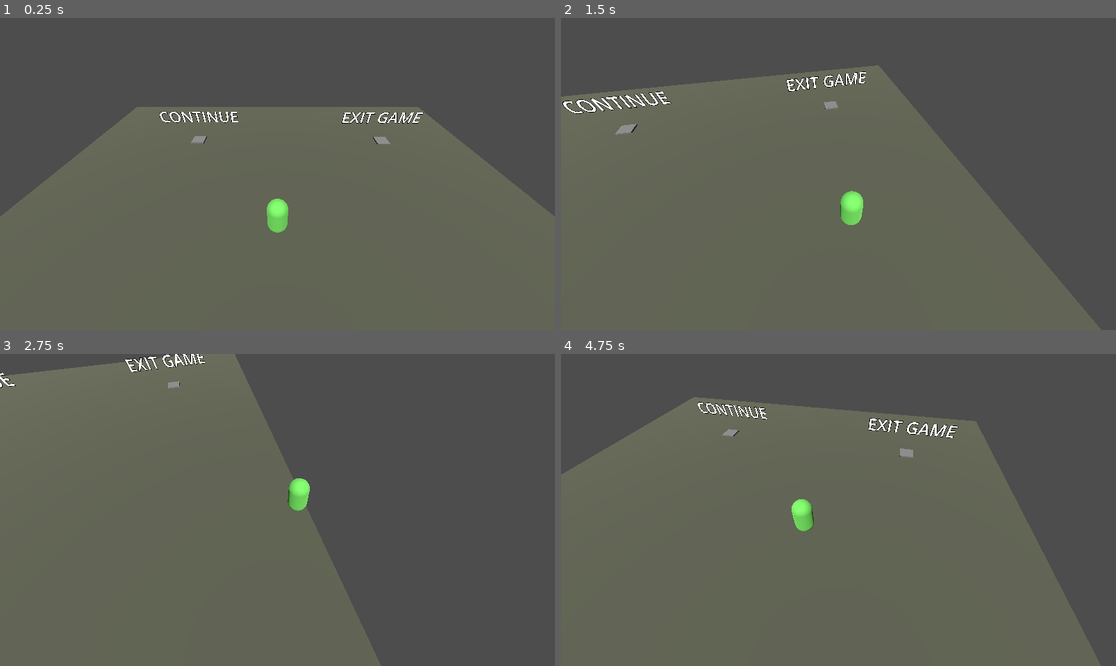
Above: before the commit, frames 1-4 (two rows, left to right).
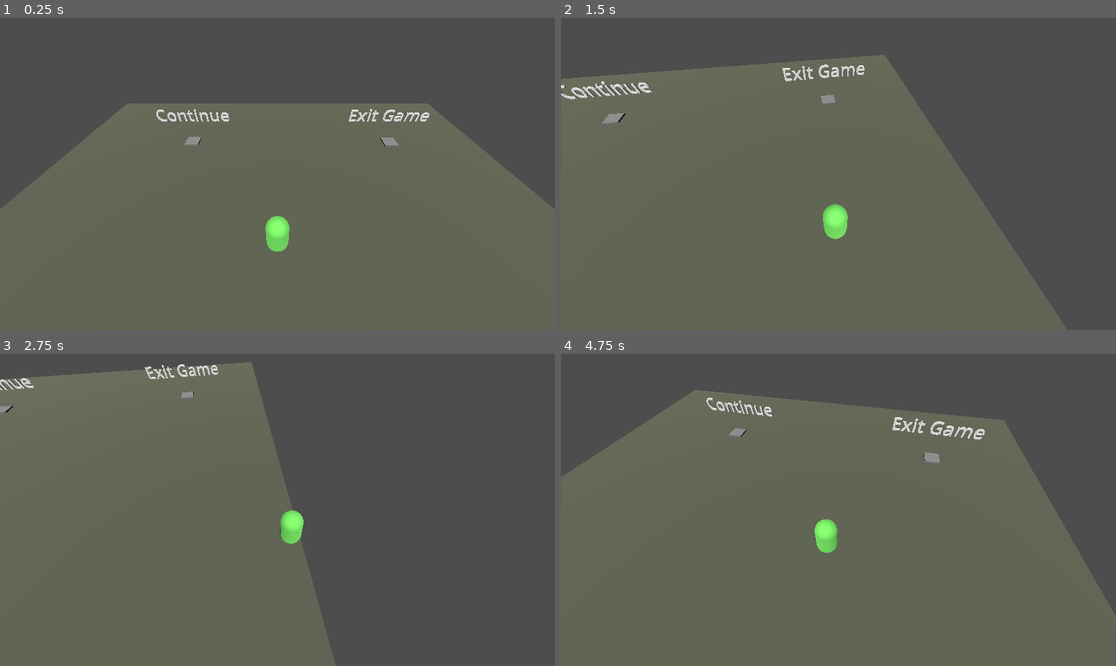
Above: after the commit, the same moments.

Repository: Grantimatter/godot-wild-jam-76
Game: Godot game, scene res://menu/menu.tscn
Two runs of this game, one before a commit and one after it. Both use one fixed random seed, a clock stepped at 60 frames per second and the inputs below.
Inputs:
- Up to frame 1 (0.25 s): no input
- Up to frame 2 (1.5 s): tap Enter (ui_accept) at 0.5, 0.77 s; hold D (move_right) 0.53-1.28 s; hold S (move_down) from 1.28 s (still down)
- Up to frame 3 (2.75 s): tap Enter (ui_accept) at 1.52 s; release S (move_down) at 2.03 s; hold D (move_right) from 2.03 s (still down)
- Up to frame 4 (4.75 s): release D (move_right) at 2.78 s; hold W (move_up) 2.78-3.53 s; tap Enter (ui_accept) at 3.02, 3.77, 4.52 s; hold A (move_left) from 3.53 s (still down)

The runs differ from the first frame. In frame 1, 3.5% of the frame differs, in the area x 0-100%, y 27-75%; in frame 2, 4.8%; in frame 3, 2.6%; in frame 4, 6.3%, in the area x 0-100%, y 11-88%.

Commit message:
Starting interaction feature

Diff:
--- a/camera/camera_boom.tscn
+++ b/camera/camera_boom.tscn
@@ -15,7 +15,10 @@
 [sub_resource type="Compositor" id="Compositor_lhfrn"]
 
 [node name="Node3D" type="Node3D"]
+transform = Transform3D(1, 0, 0, 0, 1, 0, 0, 0, 1, 0, 0, -1.45681)
 script = ExtResource("1_4g1gc")
+follow_speed = 6.0
+aim_speed = 2.0
 
 [node name="CameraBoom" type="SpringArm3D" parent="."]
 transform = Transform3D(1, 0, 0, 0, -4.37114e-08, 1, 0, -1, -4.37114e-08, 0, 0, 0)
--- a/characters/player/player.gd
+++ b/characters/player/player.gd
@@ -32,12 +32,11 @@
 
 	move_and_slide()
 
-#func _process(delta: float) -> void:
-	#camera.look_at($Pivot.global_position)
-
-
 func _on_enemy_detector_body_entered(body: Node3D) -> void:
 	die(body as Enemy)
+
+func _on_interaction_area_body_entered(body: Node3D) -> void:
+	pass # Replace with function body.
 
 func die(enemy: Enemy) -> void:
 	SignalBus.player_killed.emit()
--- a/characters/player/player.tscn
+++ b/characters/player/player.tscn
@@ -12,6 +12,10 @@
 [sub_resource type="CapsuleShape3D" id="CapsuleShape3D_3ui1o"]
 radius = 0.8
 height = 2.2
+
+[sub_resource type="CapsuleShape3D" id="CapsuleShape3D_7nk72"]
+radius = 2.0
+height = 4.0
 
 [node name="Player" groups=["player"] instance=ExtResource("1_kfsud")]
 collision_mask = 14
@@ -27,4 +31,11 @@
 
 [node name="CameraBoom" parent="." index="3" instance=ExtResource("2_7jfhl")]
 
+[node name="InteractionArea" type="Area3D" parent="." index="4"]
+collision_mask = 32
+
+[node name="CollisionShape3D" type="CollisionShape3D" parent="InteractionArea" index="0"]
+shape = SubResource("CapsuleShape3D_7nk72")
+
 [connection signal="body_entered" from="EnemyDetector" to="." method="_on_enemy_detector_body_entered"]
+[connection signal="body_entered" from="InteractionArea" to="." method="_on_interaction_area_body_entered"]
--- a/levels/playground.tscn
+++ b/levels/playground.tscn
@@ -67,7 +67,7 @@
 dimensions = Vector3(1, 15.3144, 5.81735)
 
 [node name="StaticCube2" parent="LevelGeometry" instance=ExtResource("5_0u4ut")]
-transform = Transform3D(0.0500525, 7.55768e-09, -0.998747, 1.50996e-07, -1, 3.76696e-14, -0.998747, -1.50807e-07, -0.0500525, 11.7647, 0.8799, -11.8088)
+transform = Transform3D(0.0500525, 7.55766e-09, -0.998747, 1.50996e-07, -1, 5.80977e-14, -0.998747, -1.50807e-07, -0.0500525, 11.7647, 0.8799, -11.8088)
 dimensions = Vector3(1, 1, 20)
 
 [node name="Lamp" parent="." instance=ExtResource("3_bog8c")]
--- a/levels/test_level.tscn
+++ b/levels/test_level.tscn
@@ -19,8 +19,8 @@
 [node name="Playground" type="Node"]
 
 [node name="DirectionalLight3D" type="DirectionalLight3D" parent="."]
-transform = Transform3D(1, 0, 0, 0, 0.0541137, 0.998535, 0, -0.998535, 0.0541137, 0, 0, 0)
-light_energy = 0.2
+transform = Transform3D(0.866025, -0.226855, -0.445575, 0.5, 0.392925, 0.771758, 0, -0.891149, 0.453711, 0, 6.1826, 0)
+light_energy = 0.38
 
 [node name="Player" parent="." instance=ExtResource("1_s4gno")]
 transform = Transform3D(1, 0, 0, 0, 1, 0, 0, 0, 1, 0, 1.1491, 11.5987)
@@ -38,6 +38,3 @@
 
 [node name="CollisionShape3D" type="CollisionShape3D" parent="LevelGeometry/Floor"]
 shape = SubResource("BoxShape3D_xo1df")
-
-[node name="Camera3D" type="Camera3D" parent="."]
-transform = Transform3D(1, 0, 0, 0, 0.559656, 0.828725, 0, -0.828725, 0.559656, 0, 12.6158, 14.9029)
--- a/menu/menu.tscn
+++ b/menu/menu.tscn
@@ -17,6 +17,22 @@
 
 [sub_resource type="BoxMesh" id="BoxMesh_eokpg"]
 size = Vector3(1, 0.1, 1)
+
+[sub_resource type="StandardMaterial3D" id="StandardMaterial3D_1s18k"]
+
+[sub_resource type="TextMesh" id="TextMesh_mu3cx"]
+material = SubResource("StandardMaterial3D_1s18k")
+text = "Continue"
+font_size = 127
+depth = 0.1
+
+[sub_resource type="StandardMaterial3D" id="StandardMaterial3D_tkuhl"]
+
+[sub_resource type="TextMesh" id="TextMesh_hfc1j"]
+material = SubResource("StandardMaterial3D_tkuhl")
+text = "Exit Game"
+font_size = 127
+depth = 0.1
 
 [node name="Menu" type="Node"]
 script = ExtResource("1_md0gm")
@@ -49,10 +65,15 @@
 
 [node name="Label3D" type="Label3D" parent="Continue"]
 transform = Transform3D(1, 0, 0, 0, 1, 0, 0, 0, 1, 0, 0.995455, -1.17876)
+visible = false
 text = "Continue"
 font_size = 250
 outline_size = 24
 uppercase = true
+
+[node name="MeshInstance3D2" type="MeshInstance3D" parent="Continue"]
+transform = Transform3D(1, 0, 0, 0, 1, 0, 0, 0, 1, 0, 1.00904, -1.26583)
+mesh = SubResource("TextMesh_mu3cx")
 
 [node name="Exit" parent="." instance=ExtResource("2_c23hx")]
 transform = Transform3D(1, 0, 0, 0, 1, 0, 0, 0, 1, 8.48285, 1.01775, -8.23527)
@@ -64,10 +85,16 @@
 
 [node name="Label3D" type="Label3D" parent="Exit"]
 transform = Transform3D(1, 0, 0, 0, 1, 0, 0, 0, 1, 0, 0.995455, -1.17876)
+visible = false
 text = "Exit Game"
 font_size = 250
 outline_size = 24
 uppercase = true
 
+[node name="MeshInstance3D3" type="MeshInstance3D" parent="Exit"]
+transform = Transform3D(1, 0, 0, 0, 1, 0, 0, 0, 1, -0.0129242, 1.00467, -1.40736)
+mesh = SubResource("TextMesh_hfc1j")
+skeleton = NodePath("../../Continue")
+
 [connection signal="triggered" from="Continue" to="." method="_on_continue_triggered"]
 [connection signal="triggered" from="Exit" to="." method="_on_exit_triggered"]
--- a/project.godot
+++ b/project.godot
@@ -70,6 +70,7 @@
 3d_physics/layer_3="obstacle"
 3d_physics/layer_4="world"
 3d_physics/layer_5="collectable"
+3d_physics/layer_6="interactable"
 
 [rendering]
 
--- /dev/null
+++ b/tools/interaction/Interactable.tscn
@@ -0,0 +1,16 @@
+[gd_scene load_steps=3 format=3 uid="uid://b3skqlaqai8l0"]
+
+[sub_resource type="PrismMesh" id="PrismMesh_jidm1"]
+
+[sub_resource type="SphereShape3D" id="SphereShape3D_xo6tc"]
+
+[node name="Interactable" type="Node3D"]
+
+[node name="MeshInstance3D" type="MeshInstance3D" parent="."]
+mesh = SubResource("PrismMesh_jidm1")
+
+[node name="Area3D" type="Area3D" parent="."]
+collision_layer = 32
+
+[node name="CollisionShape3D" type="CollisionShape3D" parent="Area3D"]
+shape = SubResource("SphereShape3D_xo6tc")
Not shown: 1 places in characters/player/player.tscn that only renumber resources
Not shown: 1 places in menu/menu.tscn that only renumber resources
Not shown: 2 places in tools/static_cube.tscn that only renumber resources
